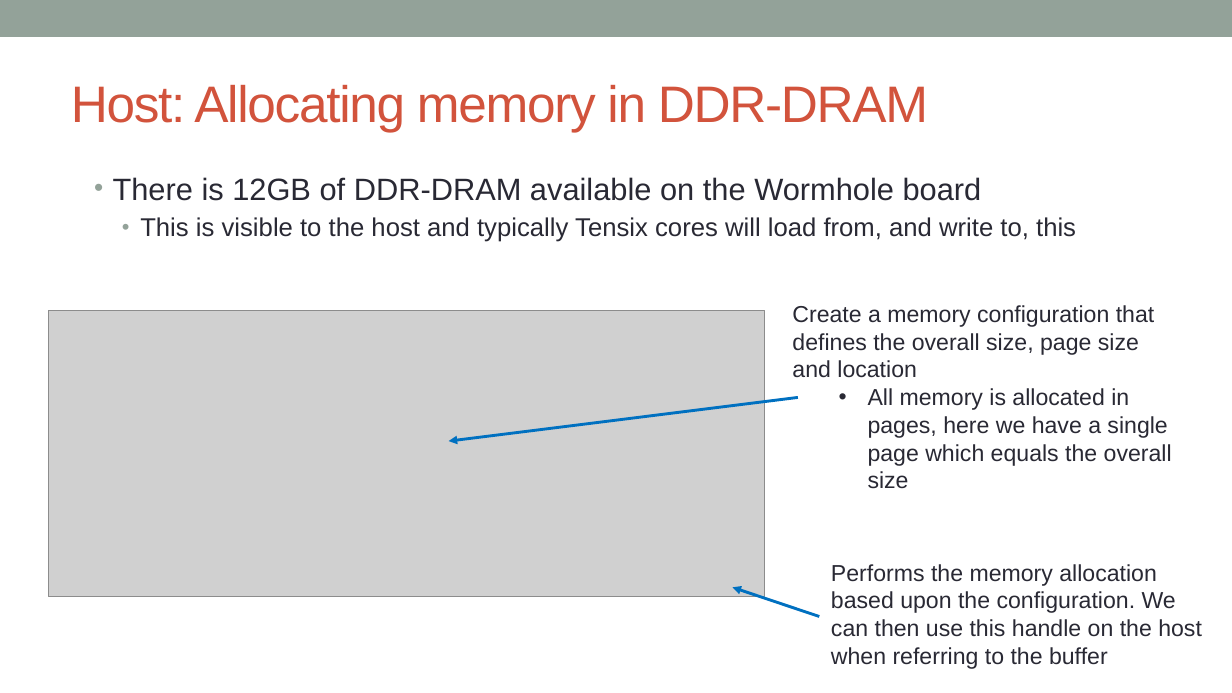
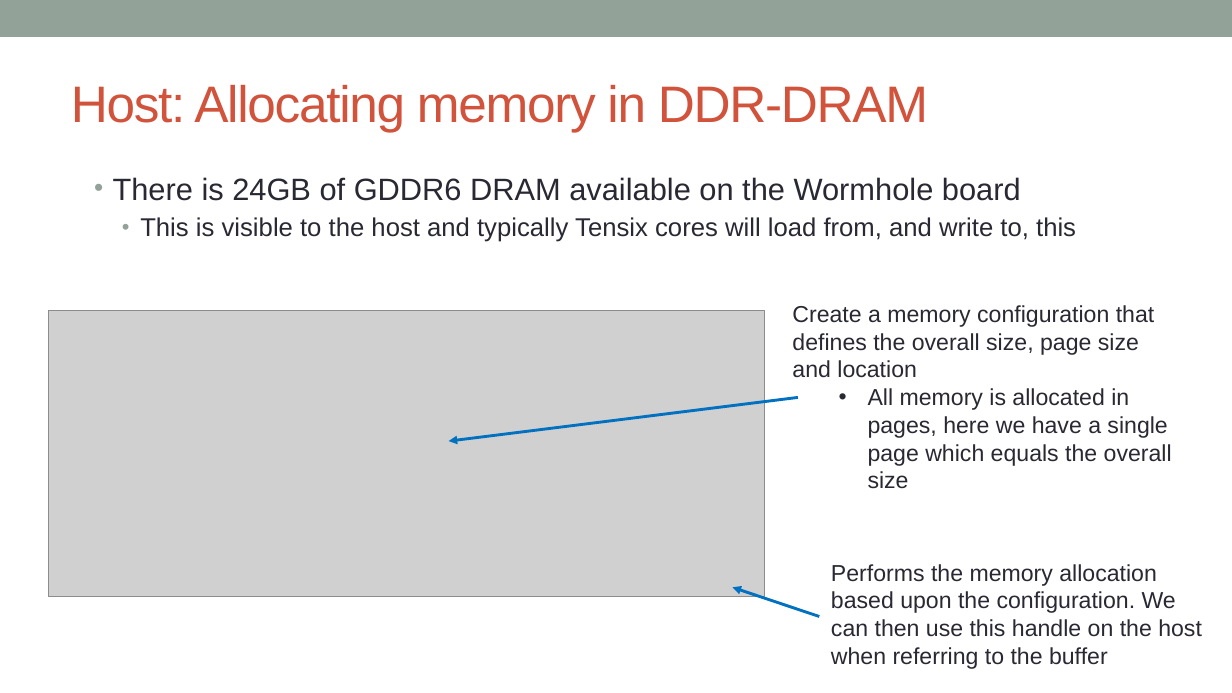
Before and after one commit to owainkenwayucl/tt-tutorial, a slide deck: slide 4 of lectures/src/SDK-data-movement.pptx. Drawn at 1232x693 pixels with LibreOffice and Linux fonts; fonts in the diff are those of the drawing; grey boxes stand for pictures. Boxes give left, top, right and bottom in pixels: in the first picture for what was removed or moved away, otherwise in the second. Text is boxed around its words. In the diff, an @@ line names an element or a change of style, - is before the commit and + after.

```diff
--- a/lectures/src/SDK-data-movement.pptx
+++ b/lectures/src/SDK-data-movement.pptx
@@ text at box(113, 177, 1021, 201): text changed @@
-• There is 12GB of DDR-DRAM available on the Wormhole board
+• There is 24GB of GDDR6 DRAM available on the Wormhole board
```
Also in this commit, not shown: 1 other slide changed, 1 other file.
